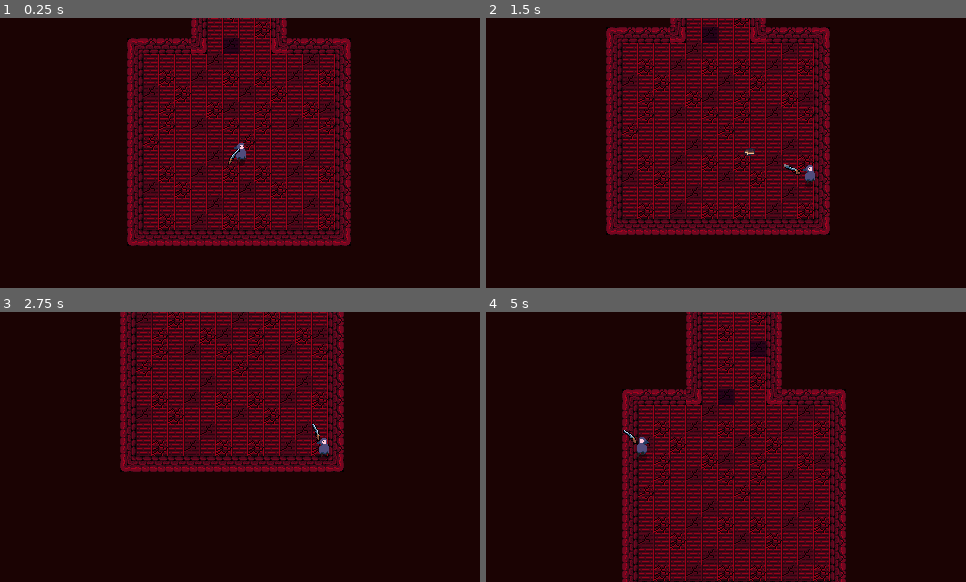
Above: before the commit, frames 1-4 (two rows, left to right).
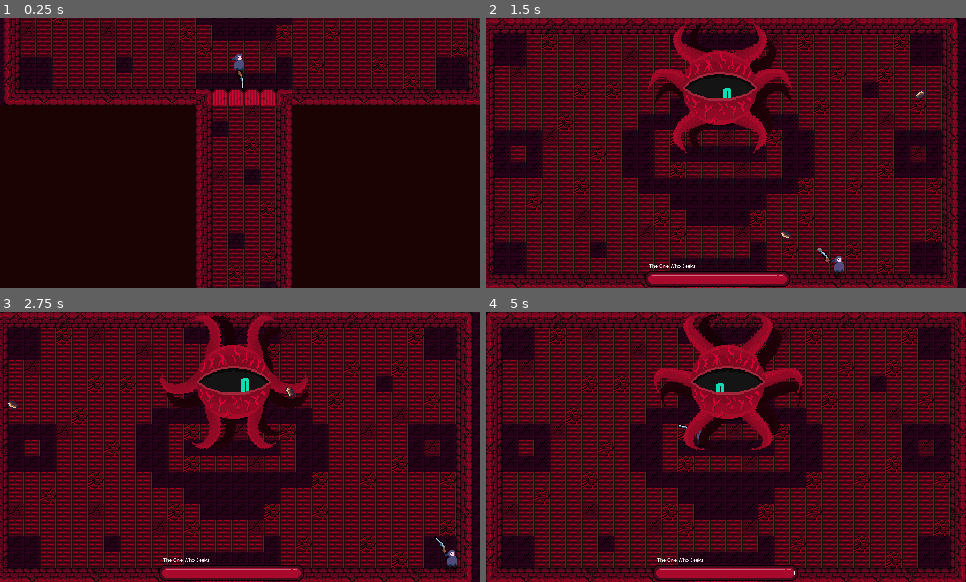
Above: after the commit, the same moments.

Repository: Phdss17/Rising-Hell
Game: Godot game, scene res://scenes/room.tscn
Same seed, same stepped clock (60 frames per second), same inputs: the game is played once before the commit and once after it.
Inputs (mouse positions are in pixels of both pictures, inside the frame that each line leads up to):
- Up to frame 1 (0.25 s): no input
- Up to frame 2 (1.5 s): move the mouse to (831, 139) at 0.52 s; hold D (right) 0.53-1.28 s; click (831, 139) at 0.6 s; move the mouse to (630, 166) at 1.27 s; hold S (down) from 1.28 s (still down); click (630, 166) at 1.35 s
- Up to frame 3 (2.75 s): move the mouse to (288, 387) at 2.02 s; release S (down) at 2.03 s; hold D (right) from 2.03 s (still down); click (288, 387) at 2.1 s
- Up to frame 4 (5 s): move the mouse to (702, 501) at 2.77 s; release D (right) at 2.78 s; hold W (up) 2.78-3.53 s; click (702, 501) at 2.85 s; move the mouse to (870, 487) at 3.52 s; hold A (left) from 3.53 s (still down); click (870, 487) at 3.6 s; move the mouse to (582, 406) at 4.27 s; click (582, 406) at 4.35 s

The runs differ from the first frame. In frame 1, 41% of the frame differs, in the area x 0-100%, y 0-100%; in frame 2, 65%; in frame 3, 59%; in frame 4, 67%.

Commit message:
seu commit sem o binário

Diff:
--- a/entities/horizontalAttack.tscn
+++ b/entities/horizontalAttack.tscn
@@ -2,6 +2,7 @@
 
 [ext_resource type="Script" uid="uid://bj8ypt4jx3lco" path="res://scripts/horizontal.gd" id="1_am1a2"]
 [ext_resource type="Texture2D" uid="uid://bpu225ceqw8ga" path="res://sprites/tentacool_corre-Sheet.png" id="2_am1a2"]
+[ext_resource type="Texture2D" uid="uid://cjobsofh6yjdr" path="res://sprites/tentacool_surgindoSheet.png" id="3_hwkcd"]
 
 [sub_resource type="AtlasTexture" id="AtlasTexture_hwkcd"]
 atlas = ExtResource("2_am1a2")
@@ -14,6 +15,30 @@
 [sub_resource type="AtlasTexture" id="AtlasTexture_pupps"]
 atlas = ExtResource("2_am1a2")
 region = Rect2(64, 0, 32, 32)
+
+[sub_resource type="AtlasTexture" id="AtlasTexture_dxwug"]
+atlas = ExtResource("3_hwkcd")
+region = Rect2(0, 0, 32, 32)
+
+[sub_resource type="AtlasTexture" id="AtlasTexture_caajb"]
+atlas = ExtResource("3_hwkcd")
+region = Rect2(32, 0, 32, 32)
+
+[sub_resource type="AtlasTexture" id="AtlasTexture_px1cc"]
+atlas = ExtResource("3_hwkcd")
+region = Rect2(64, 0, 32, 32)
+
+[sub_resource type="AtlasTexture" id="AtlasTexture_g66b0"]
+atlas = ExtResource("3_hwkcd")
+region = Rect2(96, 0, 32, 32)
+
+[sub_resource type="AtlasTexture" id="AtlasTexture_0ccd6"]
+atlas = ExtResource("3_hwkcd")
+region = Rect2(128, 0, 32, 32)
+
+[sub_resource type="AtlasTexture" id="AtlasTexture_enkel"]
+atlas = ExtResource("3_hwkcd")
+region = Rect2(160, 0, 32, 32)
 
 [sub_resource type="SpriteFrames" id="SpriteFrames_rggde"]
 animations = [{
@@ -28,22 +53,55 @@
 "texture": SubResource("AtlasTexture_pupps")
 }],
 "loop": 1,
-"name": &"default",
+"name": &"chasing",
 "speed": 10.0
+}, {
+"frames": [{
+"duration": 1.0,
+"texture": SubResource("AtlasTexture_dxwug")
+}, {
+"duration": 1.0,
+"texture": SubResource("AtlasTexture_caajb")
+}, {
+"duration": 1.0,
+"texture": SubResource("AtlasTexture_px1cc")
+}, {
+"duration": 1.0,
+"texture": SubResource("AtlasTexture_g66b0")
+}, {
+"duration": 1.0,
+"texture": SubResource("AtlasTexture_0ccd6")
+}, {
+"duration": 1.0,
+"texture": SubResource("AtlasTexture_enkel")
+}],
+"loop": 0,
+"name": &"spawning",
+"speed": 24.0
 }]
 
 [sub_resource type="RectangleShape2D" id="RectangleShape2D_sho68"]
 size = Vector2(9.5, 26.5)
 
 [node name="horizontalAttack" type="Area2D" unique_id=949929778 groups=["attacks"]]
+z_index = -1
 scale = Vector2(1.5, 1.5)
 collision_layer = 2
 script = ExtResource("1_am1a2")
 
+[node name="shadow" type="AnimatedSprite2D" parent="." unique_id=1906816393]
+modulate = Color(0.13897057, 0.13897057, 0.13897057, 1)
+position = Vector2(5, 0)
+scale = Vector2(0.8, 0.8)
+sprite_frames = SubResource("SpriteFrames_rggde")
+animation = &"chasing"
+autoplay = "chasing"
+offset = Vector2(0, -12)
+
 [node name="Sprite2D" type="AnimatedSprite2D" parent="." unique_id=131312937]
 sprite_frames = SubResource("SpriteFrames_rggde")
-autoplay = "default"
-frame_progress = 0.33279037
+animation = &"spawning"
+autoplay = "spawning"
 offset = Vector2(0, -12)
 
 [node name="CollisionShape2D" type="CollisionShape2D" parent="." unique_id=1577978844]
--- a/entities/progress_bar.tscn
+++ b/entities/progress_bar.tscn
@@ -1,24 +1,35 @@
 [gd_scene format=3 uid="uid://bhyh0hpcs0b0e"]
 
 [ext_resource type="Texture2D" uid="uid://quts7jdma4gv" path="res://sprites/back.png" id="1_agyjs"]
+[ext_resource type="Texture2D" uid="uid://dv5ihqj8l1vpw" path="res://sprites/fillWhite.png" id="2_3otn3"]
 [ext_resource type="Texture2D" uid="uid://6rnfmugt274l" path="res://sprites/molde.png" id="2_j4558"]
 [ext_resource type="Texture2D" uid="uid://jb5cq2w4yx15" path="res://sprites/fill.png" id="3_3otn3"]
 
-[node name="life" type="TextureProgressBar" unique_id=1216343715 groups=["lifeBar"]]
-offset_left = 197.0
-offset_top = 251.0
-offset_right = 342.0
-offset_bottom = 267.0
+[node name="progressBar" type="Node2D" unique_id=84682256]
+
+[node name="lifeBack" type="TextureProgressBar" parent="." unique_id=1677763754 groups=["lifeBar"]]
+offset_right = 145.0
+offset_bottom = 16.0
 max_value = 35.0
 value = 35.0
 nine_patch_stretch = true
 stretch_margin_left = 8
 stretch_margin_right = 8
 texture_under = ExtResource("1_agyjs")
+texture_progress = ExtResource("2_3otn3")
+
+[node name="lifeFront" type="TextureProgressBar" parent="." unique_id=1216343715 groups=["lifeBar"]]
+offset_right = 145.0
+offset_bottom = 16.0
+max_value = 35.0
+value = 35.0
+nine_patch_stretch = true
+stretch_margin_left = 8
+stretch_margin_right = 8
 texture_over = ExtResource("2_j4558")
 texture_progress = ExtResource("3_3otn3")
 
-[node name="Label" type="Label" parent="." unique_id=458803516]
+[node name="Label" type="Label" parent="lifeFront" unique_id=458803516]
 modulate = Color(0.99798506, 0.97940654, 0.975452, 1)
 layout_mode = 0
 offset_left = 4.0
--- a/scenes/room.tscn
+++ b/scenes/room.tscn
@@ -111,7 +111,7 @@
 [node name="roomTst" type="Node" unique_id=1372045039]
 
 [node name="char" parent="." unique_id=995157558 instance=ExtResource("1_88gup")]
-position = Vector2(242, 610)
+position = Vector2(235, 230)
 scale = Vector2(0.8, 0.8)
 
 [node name="bigBoss" parent="." unique_id=1905123877 instance=ExtResource("2_ffxv4")]
@@ -133,7 +133,4 @@
 position = Vector2(240, 612)
 
 [node name="life" parent="." unique_id=1216343715 instance=ExtResource("9_ybpoa")]
-offset_left = 175.0
-offset_top = 255.0
-offset_right = 320.0
-offset_bottom = 271.0
+position = Vector2(167, 253)
--- a/scripts/big_boss.gd
+++ b/scripts/big_boss.gd
@@ -4,7 +4,7 @@
 
 @onready var hit = $hit
 @onready var fala = $fala
-@onready var hitbox = $Area2D
+@onready var hitbox = $hitBox
 @onready var vitoria = $vitoria
 
 @onready var tentacles
@@ -19,21 +19,21 @@
 var pupilDis = 15
 
 var isDead := false
-@onready var life : TextureProgressBar
+@onready var frontBar : TextureProgressBar
+@onready var backBar : TextureProgressBar
 
-const horAttack := preload("res://entities/horizontalAttack.tscn")
-const attackDisY := 60
-const attackX := 442
-const numberAttacks := 3
+var horAttack := preload("res://entities/horizontalAttack.tscn")
+const attackDisY := 50
+const attackX1 := 442
+const attackX2 := 42
+const numberAttacks := 5
 
 func _ready() -> void:
-	life = get_tree().get_nodes_in_group("lifeBar")[0]
-	life.visible = false
+	getNodes()
+	frontBar.visible = false
+	backBar.visible = false
 	hits = 35
 	tweens = 1
-	player = get_tree().get_nodes_in_group("player")[0]
-	tentacles = get_child(1).get_children()
-	eye = get_tree().get_nodes_in_group("eye")[0]
 	palpebra = eye.get_child(2)
 	pupila = eye.get_child(1)
 	pivot = eye.get_child(-1)
@@ -46,6 +46,9 @@
 func receiveDamage() -> void:
 	if hits > 0:
 		damage()
+		var tween = create_tween()
+		tween.tween_property(frontBar, "value", hits, 0.45)
+		tween.tween_property(backBar, "value", hits, 0.45)
 		sounds()
 		shaking = maxShake
 	else:
@@ -74,7 +77,7 @@
 		palpebra.play("blinking")
 		await palpebra.animation_finished
 		palpebra.play("idle")
-		attack()
+	sideAttack()
 
 func lookAtYou() -> void:
 	if !isDead:
@@ -93,14 +96,34 @@
 			position -= Vector2(2, 0.5)
 		shaking -= 1
 
-func attack():
-	var i := player.global_position.y
+func sideAttack():
+	var i := 240
+	var answer = decide()
+	var newX := attackX1 if answer == 0 else attackX2
+	var dir := -1 if answer == 0 else 1
 	for n in range(numberAttacks):
 		var hor = horAttack.instantiate()
-		hor.global_position = Vector2(attackX, i)
+		hor.global_position = Vector2(newX, i)
+		hor.dir = dir
 		get_tree().root.add_child(hor)
+		var shadow := hor.get_child(0)
+		var apearing := hor.get_child(1)
+		shadow.flip_h = answer
+		apearing.flip_h = answer
+		await apearing.animation_finished
+		hor.shouldMove = true
 		i -= attackDisY
 
+func decide() -> int:
+	return randi() % 2
 
 func _on_visible_on_screen_enabler_2d_screen_entered() -> void:
-	life.visible = true
+	frontBar.visible = true
+	backBar.visible = true
+
+func getNodes():
+	backBar = get_tree().get_nodes_in_group("lifeBar")[0]
+	frontBar = get_tree().get_nodes_in_group("lifeBar")[1]
+	player = get_tree().get_nodes_in_group("player")[0]
+	tentacles = get_child(1).get_children()
+	eye = get_tree().get_nodes_in_group("eye")[0]
--- a/scripts/char.gd
+++ b/scripts/char.gd
@@ -23,7 +23,7 @@
 	gun.global_position = pivot.global_position + mouse * gunDis
 	gun.show_behind_parent = mouse.y < 0
 
-	if Input.is_action_just_pressed("quit"):
+	if Input.is_action_just_pressed("quit") or hits <= 0:
 		get_tree().quit()
 
 func getMoves():
@@ -48,5 +48,5 @@
 		velocity = Vector2.ZERO
 	move_and_slide()
 
-func _on_hit_box_area_entered(area: Area2D) -> void:
+func _on_hit_box_area_entered(_area: Area2D) -> void:
 	damage()
--- a/scripts/horizontal.gd
+++ b/scripts/horizontal.gd
@@ -1,20 +1,23 @@
 extends Area2D
 
-const speed := 200
+const speed := 220
 const distance := 400
 var inicialX : float
 var reache := false
+var dir: int
+var shouldMove := false
 
 func _ready() -> void:
 	inicialX = position.x
 
 func _process(delta: float) -> void:
 	reached()
-	if not reache:
-		position.x = move_toward(position.x, inicialX - distance, delta * speed)
-	else:
-		queue_free()
+	if shouldMove:
+		if not reache:
+			position.x = move_toward(position.x, inicialX + (distance * dir), delta * speed)
+		else:
+			queue_free()
 
-func reached():
-	if position.x <= (inicialX - distance):
+func reached() -> void:
+	if position.x == inicialX + (distance * dir):
 		reache = true
Not shown, changed: export_presets.cfg
Binary file added: sprites/fillWhite.png
Not shown, added: sprites/fillWhite.png.import
Binary file added: sprites/tentacool_surgindoSheet.png
Not shown, added: sprites/tentacool_surgindoSheet.png.import
Not shown, added: build/risingHell_0.3.console.exe
